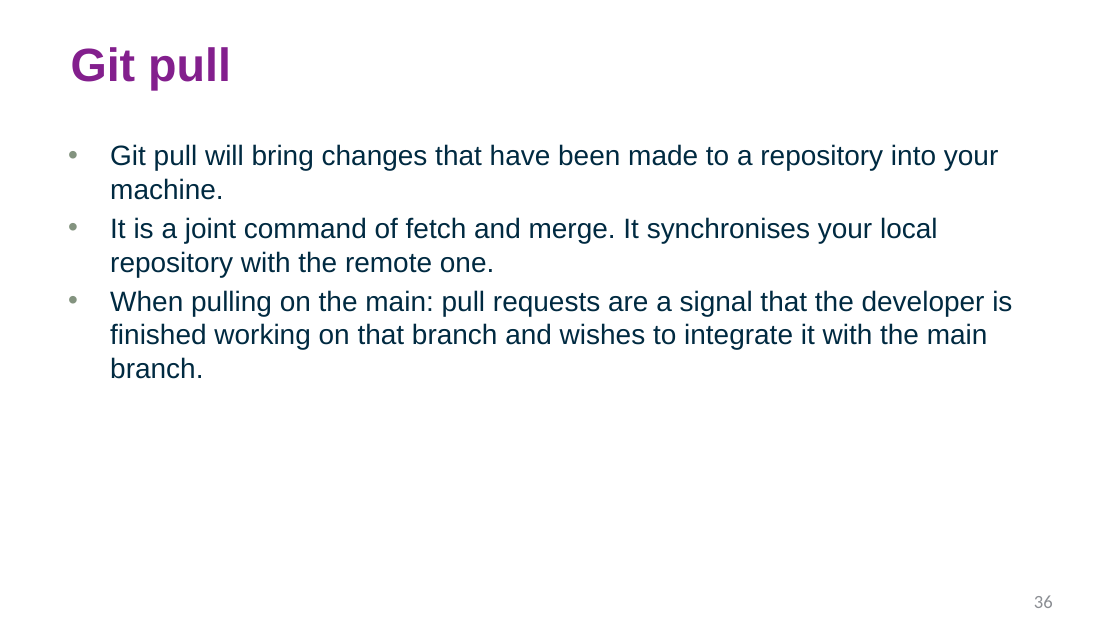
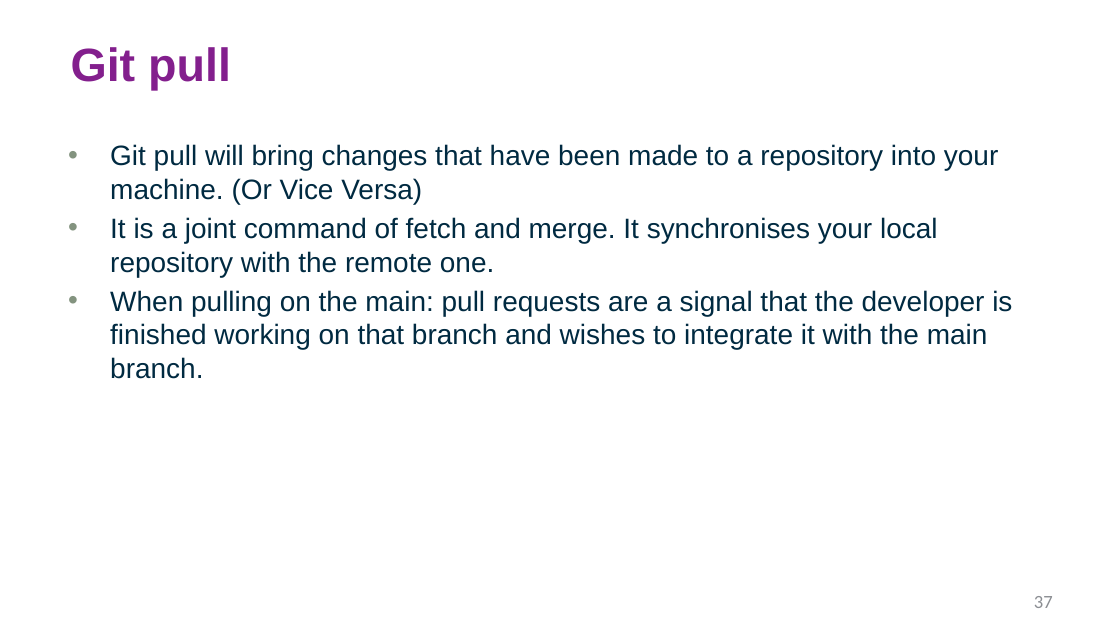
Before and after one commit to ryancrosbyr/SuttonTrust8-23, a slide deck: slide 37 of Introduction to Version Control.pptx (slide 36 before the commit). Drawn at 1120x630 pixels with LibreOffice and Linux fonts; fonts in the diff are those of the drawing; background and template pictures are left out. Boxes give left, top, right and bottom in pixels: in the first picture for what was removed or moved away, otherwise in the second. Text is boxed around its words. In the diff, an @@ line names an element or a change of style, - is before the commit and + after.

```diff
--- a/Introduction to Version Control.pptx
+++ b/Introduction to Version Control.pptx
@@ text at bbox=[110, 144, 998, 204]: text changed @@
-• Git pull will bring changes that have been made to a repository into your machine.
+• Git pull will bring changes that have been made to a repository into your machine. (Or Vice Versa)
@@ page number at bbox=[1034, 596, 1053, 608]: text changed @@
-36
+37
```
Also in this commit, not shown: 2 other slides changed, 2 slides added, 1 slide removed, 3 other files.
